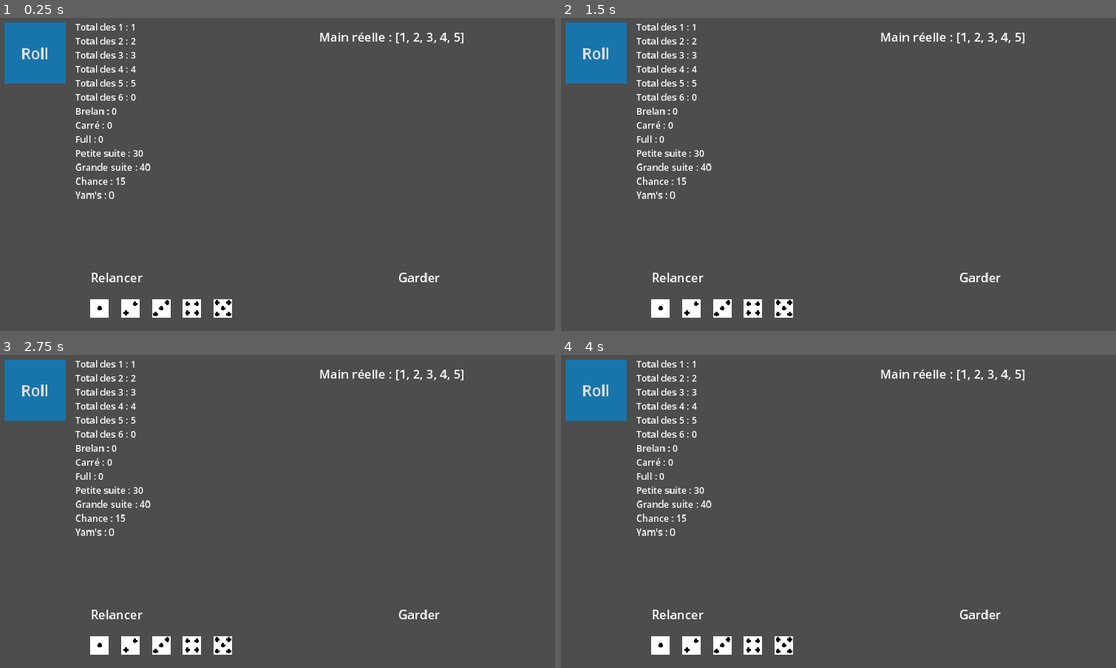
Above: before the commit, frames 1-4 (two rows, left to right).
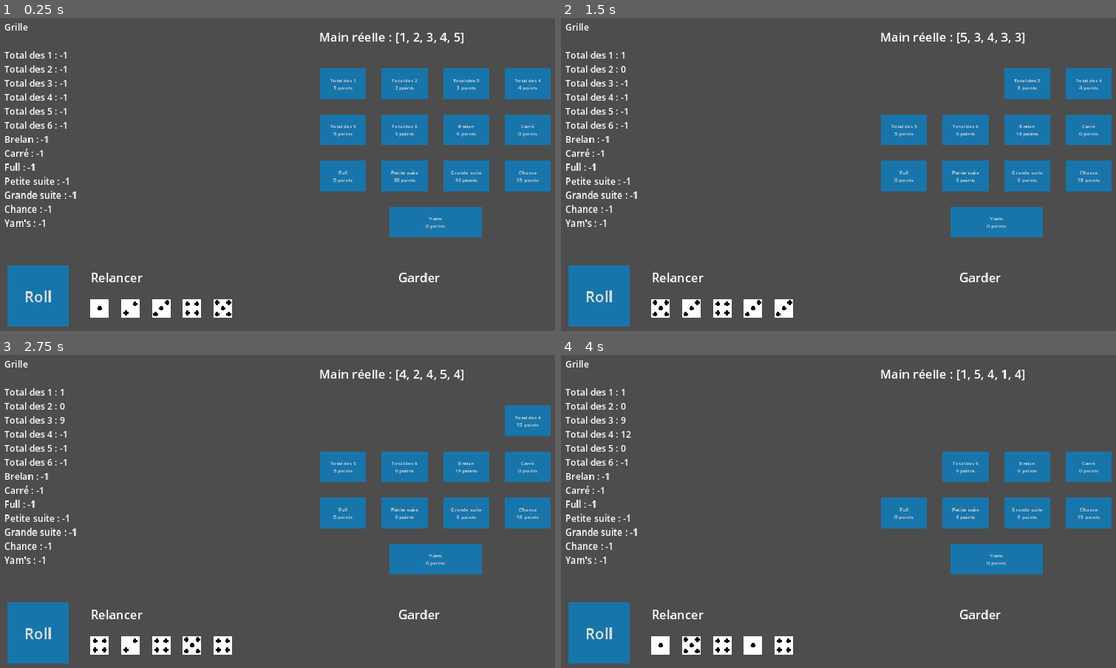
Above: after the commit, the same moments.

Repository: Gubendo/DiceyDefense
Game: Godot game, scene res://main.tscn
Two runs of this game, one before a commit and one after it. Both use one fixed random seed, a clock stepped at 60 frames per second and the inputs below.
Inputs (mouse positions are in pixels of both pictures, inside the frame that each line leads up to):
- Up to frame 1 (0.25 s): no input
- Up to frame 2 (1.5 s): click (905, 83) at 0.5 s, where only the run after the commit has a clickable "Total des 1 1 points"; click (966, 83) at 1.25 s, where only the run after the commit has a clickable "Total des 2 0 points"
- Up to frame 3 (2.75 s): click (466, 420) at 2 s, where only the run after the commit has a clickable "Total des 3 9 points"
- Up to frame 4 (4 s): click (1088, 420) at 2.75 s, where only the run after the commit has a clickable "Total des 4 12 points"; click (905, 467) at 3.5 s, where only the run after the commit has a clickable "Total des 5 0 points"

The runs differ from the first frame. In frame 1, 18% of the frame differs, in the area x 0-100%, y 1-99%; in frame 2, 17%; in frame 3, 16%; in frame 4, 14%.

Commit message:
grille fonctionnelle

Diff:
--- a/UI.gd
+++ b/UI.gd
@@ -1,6 +1,7 @@
 extends Control
 
 signal roll(unfrozenDices)
+signal choix(coup)
 @onready var dicesList = [get_node("CanvasLayer/DiceHand/Dice1"), get_node("CanvasLayer/DiceHand/Dice2"), get_node("CanvasLayer/DiceHand/Dice3"), get_node("CanvasLayer/DiceHand/Dice4"), get_node("CanvasLayer/DiceHand/Dice5")]
 var unfrozenDices = []
 var frozenDices = []
@@ -40,9 +41,17 @@
 		node.position.x = 330 + 100*unfrozen_id
 		unfrozen_id += 1
 
+func nouveau_coup():
+	print(frozenDices)
+	for node in frozenDices:
+		unfrozenDices.append(node)
+		node.modulate = Color(1, 1, 1)
+	frozenDices.clear()
+	update_dice_pos()
+	emit_signal("roll", unfrozenDices)
+
 func _on_roll_pressed():
 	emit_signal("roll", unfrozenDices)
-
 
 func _on_main_update_hand(hand):
 	for i in range(5):
@@ -50,11 +59,90 @@
 	get_node("CanvasLayer/ValeurMain").text = "Main réelle : " + str(hand)
 
 
+func _on_yams_manager_update_combi(combinaisons):
+	get_node("CanvasLayer/Coups/Total1").text = "Total des 1\n" + str(combinaisons["total1"]) + " points"
+	get_node("CanvasLayer/Coups/Total2").text = "Total des 2\n" + str(combinaisons["total2"]) + " points"
+	get_node("CanvasLayer/Coups/Total3").text = "Total des 3\n" + str(combinaisons["total3"]) + " points"
+	get_node("CanvasLayer/Coups/Total4").text = "Total des 4\n" + str(combinaisons["total4"]) + " points"
+	get_node("CanvasLayer/Coups/Total5").text = "Total des 5\n" + str(combinaisons["total5"]) + " points"
+	get_node("CanvasLayer/Coups/Total6").text = "Total des 6\n" + str(combinaisons["total6"]) + " points"
+	get_node("CanvasLayer/Coups/Brelan").text = "Brelan\n" + str(combinaisons["brelan"]) + " points"
+	get_node("CanvasLayer/Coups/Carre").text = "Carré\n" + str(combinaisons["carre"]) + " points"
+	get_node("CanvasLayer/Coups/Full").text = "Full\n" + str(combinaisons["full"]) + " points"
+	get_node("CanvasLayer/Coups/PSuite").text = "Petite suite\n" + str(combinaisons["p_suite"]) + " points"
+	get_node("CanvasLayer/Coups/GSuite").text = "Grande suite\n" + str(combinaisons["g_suite"]) + " points"
+	get_node("CanvasLayer/Coups/Chance").text = "Chance\n" + str(combinaisons["chance"]) + " points"
+	get_node("CanvasLayer/Coups/Yams").text = "Yams\n" + str(combinaisons["yams"]) + " points"
 
-func _on_yams_manager_update_combi(combinaisons):
-	get_node("CanvasLayer/Combinaisons").text = "Total des 1 : {0}\nTotal des 2 : {1}\nTotal des 3 : {2}
+func _on_yams_manager_update_grille(grille):
+	get_node("CanvasLayer/Grille").text = "Grille \n\nTotal des 1 : {0}\nTotal des 2 : {1}\nTotal des 3 : {2}
 	Total des 4 : {3}\nTotal des 5 : {4}\nTotal des 6 : {5}\nBrelan : {6}\nCarré : {7}\nFull : {8}
 	Petite suite : {9}\nGrande suite : {10}\nChance : {11}\nYam's : {12}".format([
-	str(combinaisons[0]), str(combinaisons[1]), str(combinaisons[2]), str(combinaisons[3]), str(combinaisons[4]),
-	str(combinaisons[5]), str(combinaisons[6]), str(combinaisons[7]), str(combinaisons[8]), str(combinaisons[9]),
-	str(combinaisons[10]), str(combinaisons[11]), str(combinaisons[12])])
+	grille["total1"], grille["total2"], grille["total3"], grille["total4"], grille["total5"],
+	grille["total6"], grille["brelan"], grille["carre"], grille["full"], grille["p_suite"],
+	grille["g_suite"], grille["chance"], grille["yams"]])
+
+func _on_total_1_pressed():
+	emit_signal("choix", "total1")
+	nouveau_coup()
+	get_node("CanvasLayer/Coups/Total1").visible = false
+
+func _on_total_2_pressed():
+	emit_signal("choix", "total2")
+	nouveau_coup()
+	get_node("CanvasLayer/Coups/Total2").visible = false
+
+func _on_total_3_pressed():
+	emit_signal("choix", "total3")
+	nouveau_coup()
+	get_node("CanvasLayer/Coups/Total3").visible = false
+
+func _on_total_4_pressed():
+	emit_signal("choix", "total4")
+	nouveau_coup()
+	get_node("CanvasLayer/Coups/Total4").visible = false
+
+func _on_total_5_pressed():
+	emit_signal("choix", "total5")
+	nouveau_coup()
+	get_node("CanvasLayer/Coups/Total5").visible = false
+
+func _on_total_6_pressed():
+	emit_signal("choix", "total6")
+	nouveau_coup()
+	get_node("CanvasLayer/Coups/Total6").visible = false
+
+func _on_brelan_pressed():
+	emit_signal("choix", "brelan")
+	nouveau_coup()
+	get_node("CanvasLayer/Coups/Brelan").visible = false
+
+func _on_carre_pressed():
+	emit_signal("choix", "carre")
+	nouveau_coup()
+	get_node("CanvasLayer/Coups/Carre").visible = false
+
+func _on_full_pressed():
+	emit_signal("choix", "full")
+	nouveau_coup()
+	get_node("CanvasLayer/Coups/Full").visible = false
+
+func _on_p_suite_pressed():
+	emit_signal("choix", "p_suite")
+	nouveau_coup()
+	get_node("CanvasLayer/Coups/PSuite").visible = false
+
+func _on_g_suite_pressed():
+	emit_signal("choix", "g_suite")
+	nouveau_coup()
+	get_node("CanvasLayer/Coups/GSuite").visible = false
+
+func _on_chance_pressed():
+	emit_signal("choix", "chance")
+	nouveau_coup()
+	get_node("CanvasLayer/Coups/Chance").visible = false
+
+func _on_yams_pressed():
+	emit_signal("choix", "yams")
+	nouveau_coup()
+	get_node("CanvasLayer/Coups/Yams").visible = false
--- /dev/null
+++ b/UI.tres
@@ -0,0 +1,18 @@
+[gd_resource type="Theme" load_steps=4 format=3 uid="uid://b6i6gxb4x2mtc"]
+
+[sub_resource type="StyleBoxFlat" id="StyleBoxFlat_dx3p0"]
+bg_color = Color(0, 0.329412, 0.521569, 1)
+
+[sub_resource type="StyleBoxFlat" id="StyleBoxFlat_t5p6o"]
+bg_color = Color(0.0941176, 0.458824, 0.670588, 1)
+
+[sub_resource type="StyleBoxFlat" id="StyleBoxFlat_5ntte"]
+bg_color = Color(0.0352941, 0.156863, 0.478431, 1)
+
+[resource]
+Button/colors/font_color = Color(0.87451, 0.87451, 0.87451, 1)
+Button/font_sizes/font_size = 16
+Button/styles/focus = null
+Button/styles/hover = SubResource("StyleBoxFlat_dx3p0")
+Button/styles/normal = SubResource("StyleBoxFlat_t5p6o")
+Button/styles/pressed = SubResource("StyleBoxFlat_5ntte")
--- a/UI.tscn
+++ b/UI.tscn
@@ -8,6 +8,7 @@
 [ext_resource type="Texture2D" uid="uid://csjhew2hhmlsp" path="res://Sprites/dice5.png" id="6_dewjj"]
 [ext_resource type="Texture2D" uid="uid://vixwo325hsro" path="res://Sprites/dice6.png" id="7_21hbo"]
 [ext_resource type="Script" path="res://Dice.gd" id="8_aeu5n"]
+[ext_resource type="Theme" uid="uid://b6i6gxb4x2mtc" path="res://UI.tres" id="9_joy0e"]
 
 [sub_resource type="StyleBoxFlat" id="StyleBoxFlat_dx3p0"]
 bg_color = Color(0, 0.329412, 0.521569, 1)
@@ -39,10 +40,10 @@
 [node name="CanvasLayer" type="CanvasLayer" parent="."]
 
 [node name="RollButton" type="Button" parent="CanvasLayer"]
-offset_left = 50.0
-offset_top = 50.0
-offset_right = 250.0
-offset_bottom = 250.0
+offset_left = 60.0
+offset_top = 840.0
+offset_right = 260.0
+offset_bottom = 1040.0
 theme = SubResource("Theme_lm4wp")
 theme_override_font_sizes/font_size = 50
 text = "Roll"
@@ -55,9 +56,12 @@
 texture = ExtResource("2_xpruj")
 script = ExtResource("8_aeu5n")
 
-[node name="DiceHand" type="Node" parent="CanvasLayer"]
+[node name="DiceHand" type="Control" parent="CanvasLayer"]
+layout_mode = 3
+anchors_preset = 0
 
 [node name="Dice1" type="TextureRect" parent="CanvasLayer/DiceHand"]
+layout_mode = 0
 offset_left = 330.0
 offset_top = 950.0
 offset_right = 390.0
@@ -65,6 +69,7 @@
 texture = ExtResource("2_xpruj")
 
 [node name="Dice2" type="TextureRect" parent="CanvasLayer/DiceHand"]
+layout_mode = 0
 offset_left = 430.0
 offset_top = 950.0
 offset_right = 490.0
@@ -72,6 +77,7 @@
 texture = ExtResource("3_u40ff")
 
 [node name="Dice3" type="TextureRect" parent="CanvasLayer/DiceHand"]
+layout_mode = 0
 offset_left = 530.0
 offset_top = 950.0
 offset_right = 590.0
@@ -79,6 +85,7 @@
 texture = ExtResource("4_gx2w2")
 
 [node name="Dice4" type="TextureRect" parent="CanvasLayer/DiceHand"]
+layout_mode = 0
 offset_left = 630.0
 offset_top = 950.0
 offset_right = 690.0
@@ -86,6 +93,7 @@
 texture = ExtResource("5_copka")
 
 [node name="Dice5" type="TextureRect" parent="CanvasLayer/DiceHand"]
+layout_mode = 0
 offset_left = 730.0
 offset_top = 950.0
 offset_right = 790.0
@@ -100,10 +108,10 @@
 theme_override_font_sizes/font_size = 40
 text = "Main réelle : "
 
-[node name="Combinaisons" type="Label" parent="CanvasLayer"]
-offset_left = 280.0
+[node name="Grille" type="Label" parent="CanvasLayer"]
+offset_left = 50.0
 offset_top = 45.0
-offset_right = 750.0
+offset_right = 520.0
 offset_bottom = 131.0
 theme_override_font_sizes/font_size = 30
 text = "Scores par coup :"
@@ -124,4 +132,145 @@
 theme_override_font_sizes/font_size = 40
 text = "Garder"
 
+[node name="Coups" type="Control" parent="CanvasLayer"]
+layout_mode = 3
+anchors_preset = 0
+offset_left = 1050.0
+offset_top = 175.0
+offset_right = 1850.0
+offset_bottom = 775.0
+
+[node name="Total1" type="Button" parent="CanvasLayer/Coups"]
+layout_mode = 0
+offset_left = 25.0
+offset_top = 25.0
+offset_right = 175.0
+offset_bottom = 125.0
+theme = ExtResource("9_joy0e")
+text = "Total 1"
+
+[node name="Total2" type="Button" parent="CanvasLayer/Coups"]
+layout_mode = 1
+offset_left = 225.0
+offset_top = 25.0
+offset_right = 375.0
+offset_bottom = 125.0
+theme = ExtResource("9_joy0e")
+text = "Total 2"
+
+[node name="Total3" type="Button" parent="CanvasLayer/Coups"]
+layout_mode = 1
+offset_left = 425.0
+offset_top = 25.0
+offset_right = 575.0
+offset_bottom = 125.0
+theme = ExtResource("9_joy0e")
+text = "Total 3
+"
+
+[node name="Total4" type="Button" parent="CanvasLayer/Coups"]
+layout_mode = 1
+offset_left = 625.0
+offset_top = 25.0
+offset_right = 775.0
+offset_bottom = 125.0
+theme = ExtResource("9_joy0e")
+text = "Total 4
+"
+
+[node name="Total5" type="Button" parent="CanvasLayer/Coups"]
+layout_mode = 1
+offset_left = 25.0
+offset_top = 175.0
+offset_right = 175.0
+offset_bottom = 275.0
+theme = ExtResource("9_joy0e")
+text = "Total 5"
+
+[node name="Total6" type="Button" parent="CanvasLayer/Coups"]
+layout_mode = 1
+offset_left = 225.0
+offset_top = 175.0
+offset_right = 375.0
+offset_bottom = 275.0
+theme = ExtResource("9_joy0e")
+text = "Total 6"
+
+[node name="Brelan" type="Button" parent="CanvasLayer/Coups"]
+layout_mode = 1
+offset_left = 425.0
+offset_top = 175.0
+offset_right = 575.0
+offset_bottom = 275.0
+theme = ExtResource("9_joy0e")
+text = "Brelan"
+
+[node name="Carre" type="Button" parent="CanvasLayer/Coups"]
+layout_mode = 1
+offset_left = 625.0
+offset_top = 175.0
+offset_right = 775.0
+offset_bottom = 275.0
+theme = ExtResource("9_joy0e")
+text = "Carré"
+
+[node name="Full" type="Button" parent="CanvasLayer/Coups"]
+layout_mode = 1
+offset_left = 25.0
+offset_top = 325.0
+offset_right = 175.0
+offset_bottom = 425.0
+theme = ExtResource("9_joy0e")
+text = "Full"
+
+[node name="PSuite" type="Button" parent="CanvasLayer/Coups"]
+layout_mode = 1
+offset_left = 225.0
+offset_top = 325.0
+offset_right = 375.0
+offset_bottom = 425.0
+theme = ExtResource("9_joy0e")
+text = "Petite Suite"
+
+[node name="GSuite" type="Button" parent="CanvasLayer/Coups"]
+layout_mode = 1
+offset_left = 425.0
+offset_top = 325.0
+offset_right = 575.0
+offset_bottom = 425.0
+theme = ExtResource("9_joy0e")
+text = "Grande Suite"
+
+[node name="Chance" type="Button" parent="CanvasLayer/Coups"]
+layout_mode = 1
+offset_left = 625.0
+offset_top = 325.0
+offset_right = 775.0
+offset_bottom = 425.0
+theme = ExtResource("9_joy0e")
+text = "Chance
+"
+
+[node name="Yams" type="Button" parent="CanvasLayer/Coups"]
+layout_mode = 1
+offset_left = 250.0
+offset_top = 475.0
+offset_right = 550.0
+offset_bottom = 575.0
+theme = ExtResource("9_joy0e")
+text = "Yams"
+
 [connection signal="pressed" from="CanvasLayer/RollButton" to="." method="_on_roll_pressed"]
+[connection signal="pressed" from="CanvasLayer/Coups/Total1" to="." method="_on_total_1_pressed"]
+[connection signal="pressed" from="CanvasLayer/Coups/Total2" to="." method="_on_total_2_pressed"]
+[connection signal="pressed" from="CanvasLayer/Coups/Total3" to="." method="_on_total_3_pressed"]
+[connection signal="pressed" from="CanvasLayer/Coups/Total4" to="." method="_on_total_4_pressed"]
+[connection signal="pressed" from="CanvasLayer/Coups/Total5" to="." method="_on_total_5_pressed"]
+[connection signal="pressed" from="CanvasLayer/Coups/Total6" to="." method="_on_total_6_pressed"]
+[connection signal="pressed" from="CanvasLayer/Coups/Brelan" to="." method="_on_brelan_pressed"]
+[connection signal="pressed" from="CanvasLayer/Coups/Carre" to="." method="_on_carre_pressed"]
+[connection signal="pressed" from="CanvasLayer/Coups/Full" to="." method="_on_full_pressed"]
+[connection signal="pressed" from="CanvasLayer/Coups/PSuite" to="." method="_on_p_suite_pressed"]
+[connection signal="pressed" from="CanvasLayer/Coups/GSuite" to="." method="_on_g_suite_pressed"]
+[connection signal="pressed" from="CanvasLayer/Coups/Chance" to="." method="_on_chance_pressed"]
+[connection signal="pressed" from="CanvasLayer/Coups/Yams" to="." method="_on_yams_pressed"]
--- a/YamsManager.gd
+++ b/YamsManager.gd
@@ -16,10 +16,27 @@
 	"yams": -1
 }
 
+var combinaisons = {
+	"total1": -1,
+	"total2": -1,
+	"total3": -1,
+	"total4": -1,
+	"total5": -1,
+	"total6": -1,
+	"brelan": -1,
+	"carre": -1,
+	"full": -1,
+	"p_suite": -1,
+	"g_suite": -1,
+	"chance": -1,
+	"yams": -1
+}
+
 signal update_combi(combinaisons)
+signal update_grille(grille)
 # Called when the node enters the scene tree for the first time.
 func _ready():
-	pass # Replace with function body.
+	emit_signal("update_grille", grille)
 
 # Called every frame. 'delta' is the elapsed time since the previous frame.
 func _process(delta):
@@ -82,8 +99,22 @@
 
 
 func _on_main_update_hand(hand):
-	var combinaisons = [calcul_total_x(hand, 1),calcul_total_x(hand, 2), calcul_total_x(hand, 3),
-	calcul_total_x(hand, 4), calcul_total_x(hand, 5), calcul_total_x(hand, 6),calcul_brelan(hand),
-	calcul_carre(hand), calcul_full(hand), calcul_p_suite(hand), calcul_g_suite(hand),
-	calcul_chance(hand), calcul_yams(hand)]
+	combinaisons['total1'] = calcul_total_x(hand, 1)
+	combinaisons['total2'] = calcul_total_x(hand, 2)
+	combinaisons['total3'] = calcul_total_x(hand, 3)
+	combinaisons['total4'] = calcul_total_x(hand, 4)
+	combinaisons['total5'] = calcul_total_x(hand, 5)
+	combinaisons['total6'] = calcul_total_x(hand, 6)
+	combinaisons['brelan'] = calcul_brelan(hand)
+	combinaisons['carre'] = calcul_carre(hand)
+	combinaisons['full'] = calcul_full(hand)
+	combinaisons['p_suite'] = calcul_p_suite(hand)
+	combinaisons['g_suite'] = calcul_g_suite(hand)
+	combinaisons['chance'] = calcul_chance(hand)
+	combinaisons['yams'] = calcul_yams(hand)
 	emit_signal("update_combi", combinaisons)
+
+
+func _on_ui_choix(coup):
+	grille[coup] = combinaisons[coup]
+	emit_signal("update_grille", grille)
--- a/main.tscn
+++ b/main.tscn
@@ -17,5 +17,7 @@
 
 [connection signal="update_hand" from="." to="UI" method="_on_main_update_hand"]
 [connection signal="update_hand" from="." to="YamsManager" method="_on_main_update_hand"]
+[connection signal="choix" from="UI" to="YamsManager" method="_on_ui_choix"]
 [connection signal="roll" from="UI" to="." method="_on_ui_roll"]
 [connection signal="update_combi" from="YamsManager" to="UI" method="_on_yams_manager_update_combi"]
+[connection signal="update_grille" from="YamsManager" to="UI" method="_on_yams_manager_update_grille"]
Not shown: 1 places in UI.tscn that only renumber resources
